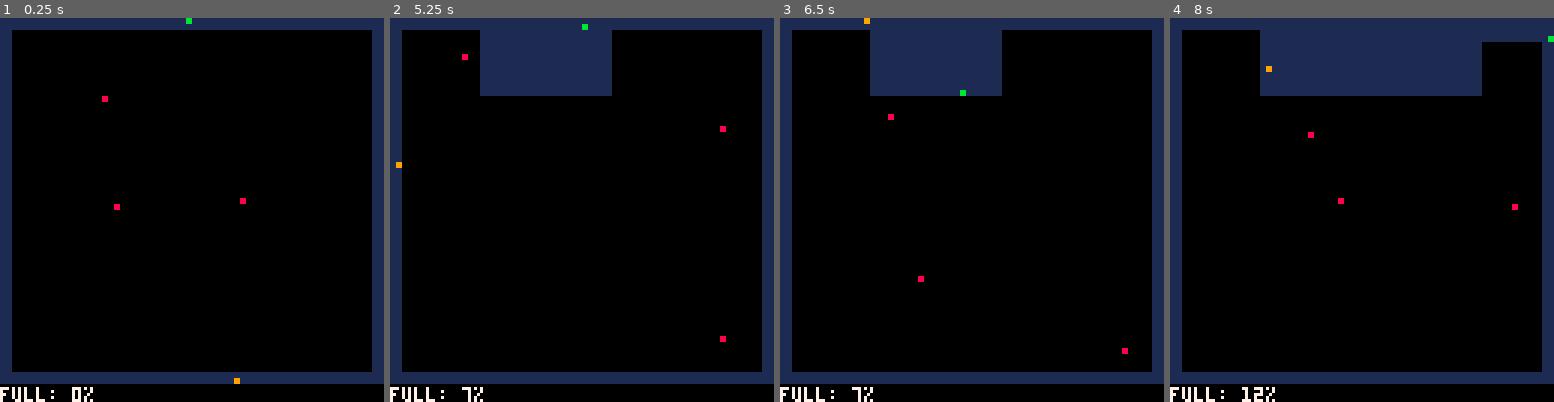
Above: before the commit, frames 1-4 (left to right).
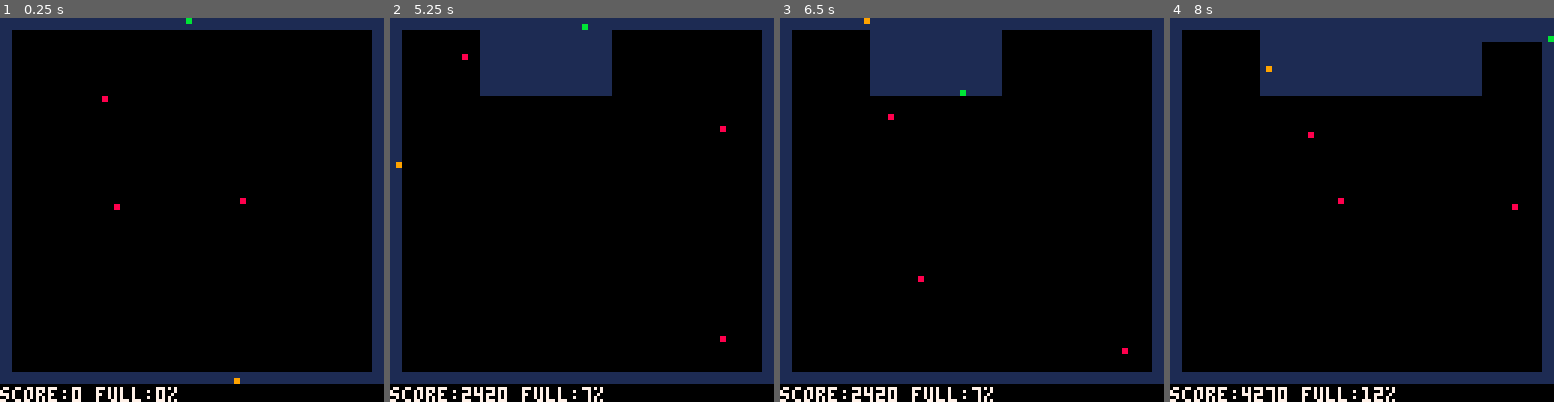
Above: after the commit, the same moments.

Repository: newagebegins/xonix-pico8
Game: PICO-8 cartridge xonix.p8
The game is run twice, just before and just after one commit, with the same random seed, the same clock (stepped at 60 frames per second) and the same inputs.
Inputs:
- Up to frame 1 (0.25 s): no input
- Up to frame 2 (5.25 s): hold Right 1.6-2.1 s; hold Up 2.15-2.42 s; hold Right 2.47-3.03 s; hold Left 3.08-3.58 s; hold Down 3.63-3.97 s; hold Right 4.02-4.68 s; hold Up 4.73-5.03 s; hold Left from 5.08 s (still down)
- Up to frame 3 (6.5 s): release Left at 5.68 s; hold Down 5.73-6.03 s; hold Right from 6.08 s (still down)
- Up to frame 4 (8 s): release Right at 6.58 s; hold Right 6.63-7.13 s; hold Up 7.18-7.45 s; hold Right from 7.5 s (still down)

The runs differ from the first frame. In frame 1, 0.6% of the frame differs, in the area x 0-47%, y 96-100%; in frame 2, 0.7%; in frame 3, 0.7%; in frame 4, 0.8%, in the area x 0-59%, y 96-100%.

Commit message:
Keep score

Diff:
--- a/xonix.p8
+++ b/xonix.p8
@@ -13,6 +13,7 @@
 mw=64 -- map width
 mh=61 -- map height
 
+score=0
 full=0 -- land filled percent
 
 -- player
@@ -231,7 +232,23 @@
  fill_trl_(m_sea)
 end
 
+function get_lnd_count()
+ local c=0
+ for y=2,mh-1-2 do
+  for x=2,mw-1-2 do
+   local k=m[y][x]
+   if k==m_lnd or
+      k==m_enl or
+      k==m_plr then
+    c+=1
+   end
+  end
+ end
+ return c
+end
+
 function expand_land(v)
+ local n1=get_lnd_count()
  for d in all(dirs) do
   local w=v_add(v,d)
   if m[w.y][w.x]==m_sea then
@@ -241,6 +258,8 @@
   end
  end
  fill_trl()
+ local n2=get_lnd_count()
+ score+=(n2-n1)*10
 end
 
 function calc_full()
@@ -411,7 +430,8 @@
   end
  end
  color(7)
- print("full: "..full.."%",
+ print("score:"..score.." "..
+       "full:"..full.."%",
        0,
        128-5)
 end
